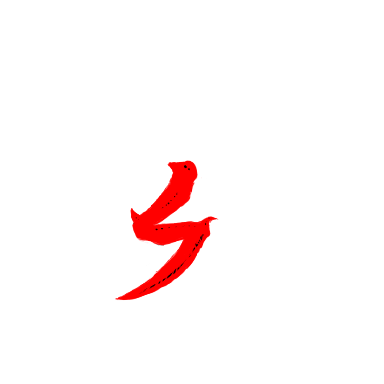
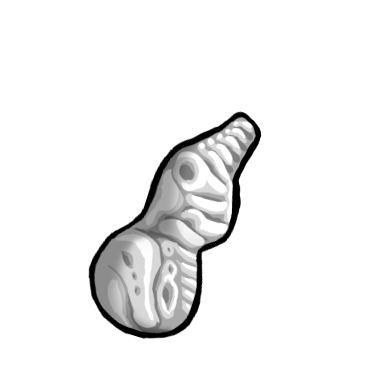
Revision of a layered 384x384 image; what changed, layer by layer:
hid group "Scythe_east" (6 layers) over left=88, top=128, right=262, bottom=339
painted on "Paint Layer 57" (2nd of 2, in "Orienter" › "Scythe_east") over left=88, top=128, right=262, bottom=339
painted on "Paint Layer 53" (6th of 10, in "Orienter" › "Scythe_east" › "Group 54") over left=88, top=128, right=262, bottom=339
painted on "Paint Layer 51" (6th of 10, in "Orienter" › "Scythe_east" › "Group 54") over left=88, top=128, right=262, bottom=339
painted on "Paint Layer 52" (6th of 10, in "Orienter" › "Scythe_east") over left=88, top=128, right=262, bottom=339
painted on "Paint Layer 56" (2nd of 2, in "Orienter" › "Scythe_east") over left=88, top=128, right=262, bottom=339
showed group "StarBeast_Female_east" (6 layers) over left=88, top=111, right=262, bottom=339
painted on "Paint Layer 6" over left=88, top=128, right=262, bottom=339
